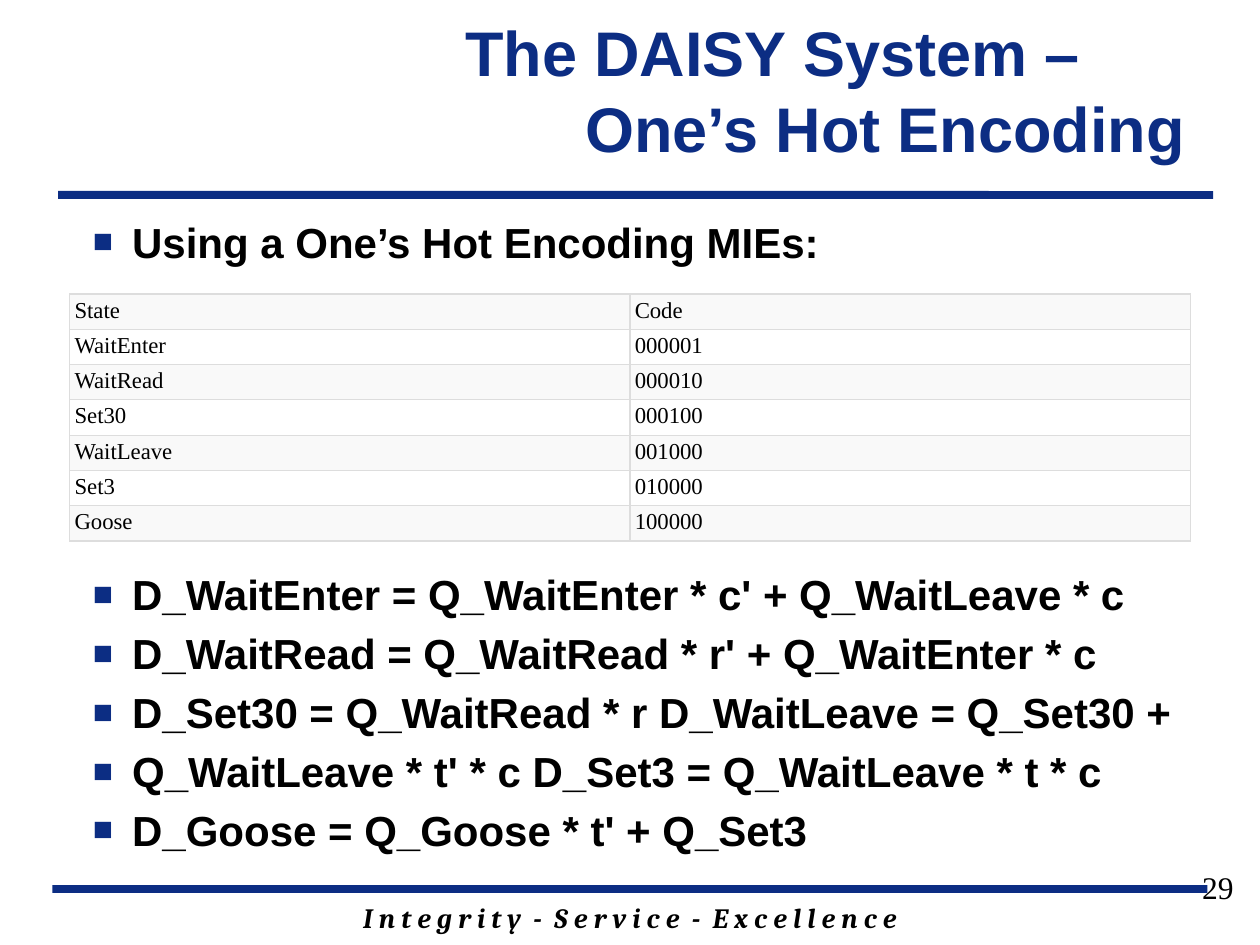
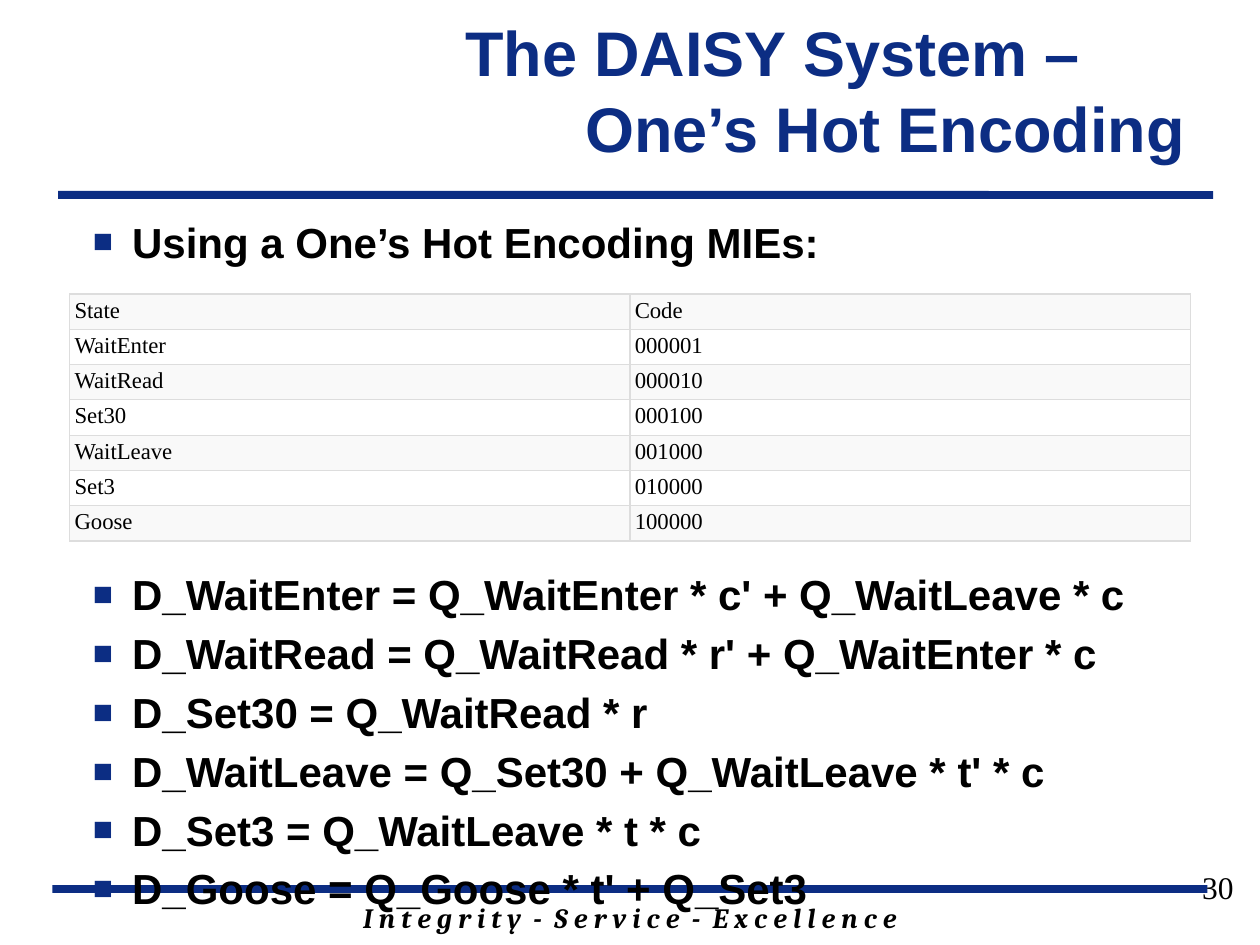
Before and after one commit to jfalkinburg/ECE383_web, a slide deck: slide 30 of lecture/slides/ECE_383_Lec9.pptx (slide 29 before the commit). Drawn at 1260x945 pixels with LibreOffice and Linux fonts; fonts in the diff are those of the drawing; background and template pictures are left out. Boxes give left, top, right and bottom in pixels: in the first picture for what was removed or moved away, otherwise in the second. Text is boxed around its words. In the diff, an @@ line names an element or a change of style, - is before the commit and + after.

```diff
--- a/lecture/slides/ECE_383_Lec9.pptx
+++ b/lecture/slides/ECE_383_Lec9.pptx
@@ text at (132,697,1044,854): text changed @@
-■ D_Set30 = Q_WaitRead * r D_WaitLeave = Q_Set30 +
-■ Q_WaitLeave * t' * c D_Set3 = Q_WaitLeave * t * c
+■ D_Set30 = Q_WaitRead * r
+■ D_WaitLeave = Q_Set30 + Q_WaitLeave * t' * c
+■ D_Set3 = Q_WaitLeave * t * c
@@ page number at (1202,878,1233,900): text changed @@
-29
+30
```
Also in this commit, not shown: 1 slide added.
